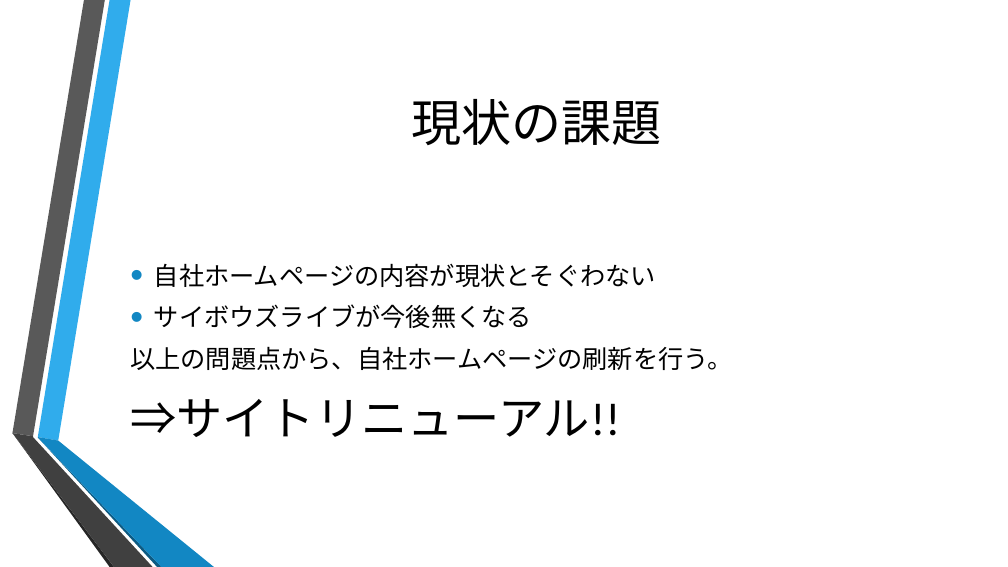
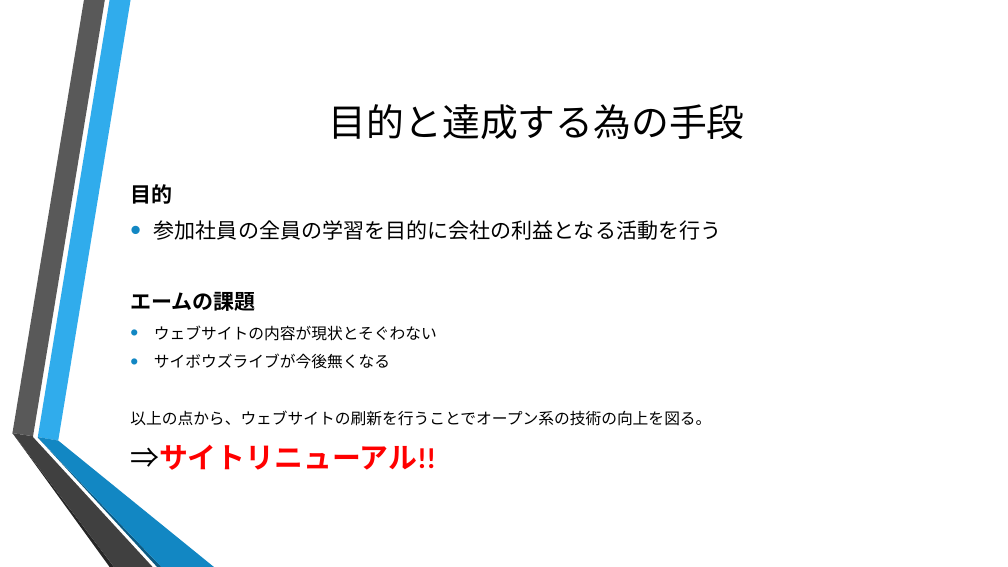
Before and after one commit to aimProjects/home-page-top, a slide deck: slide 2 of ２０１８年サイトリニューアル発表.pptx (slide 3 before the commit). Drawn at 1008x567 pixels with LibreOffice and Linux fonts; fonts in the diff are those of the drawing; background and template pictures are left out. Boxes give left, top, right and bottom in pixels: in the first picture for what was removed or moved away, otherwise in the second. Text is boxed around its words. In the diff, an @@ line names an element or a change of style, - is before the commit and + after.

```diff
--- a/２０１８年サイトリニューアル発表.pptx
+++ b/２０１８年サイトリニューアル発表.pptx
@@ title at box(329, 104, 745, 139): text changed; size 47.7 to 36 pt @@
-現状の課題
+目的と達成する為の手段
@@ text "目的": place and size @@
-text "目的" at box(130, 263, 732, 437)
+text "目的" at box(130, 184, 721, 470)
@@ text at box(130, 184, 721, 341): text changed; size 24 to 20 pt @@
-• 自社ホームページの内容が現状とそぐわない
+目的
+• 参加社員の全員の学習を目的に会社の利益となる活動を行う
+エームの課題
+• ウェブサイトの内容が現状とそぐわない
@@ text at box(130, 353, 436, 470): size 24 to 15 pt in "サイボウズライブが今後無くなる"; size 44 to 27.5 pt, text colour #000000 to #FF0000, bold on in "⇒サイトリニューアル!!"; less space between paragraphs @@
@@ text at box(130, 410, 711, 426): text changed; size 24 to 15 pt @@
-以上の問題点から、自社ホームページの刷新を行う。
+以上の点から、ウェブサイトの刷新を行うことでオープン系の技術の向上を図る。
```
Also in this commit, not shown: 4 other slides changed, 1 slide removed.
